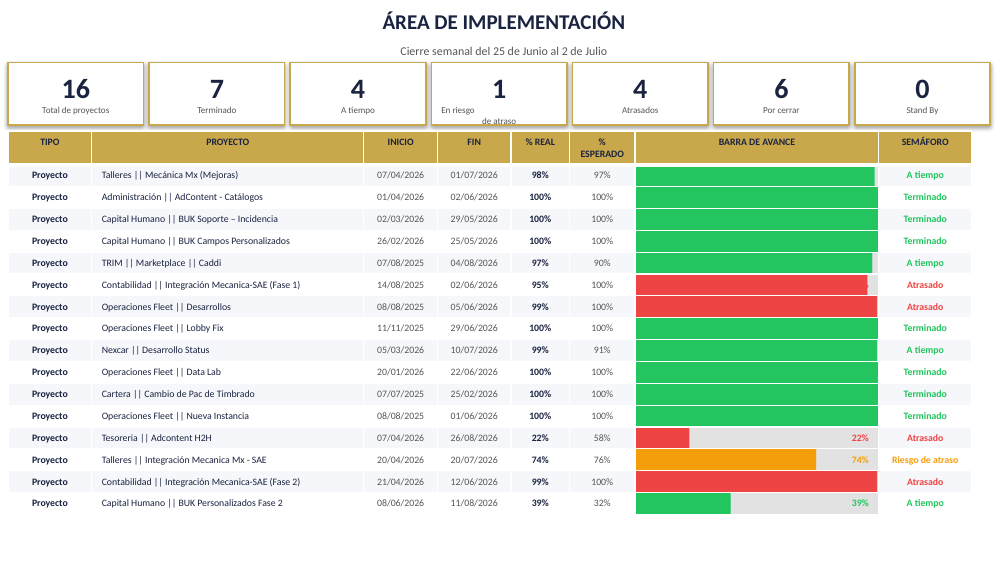
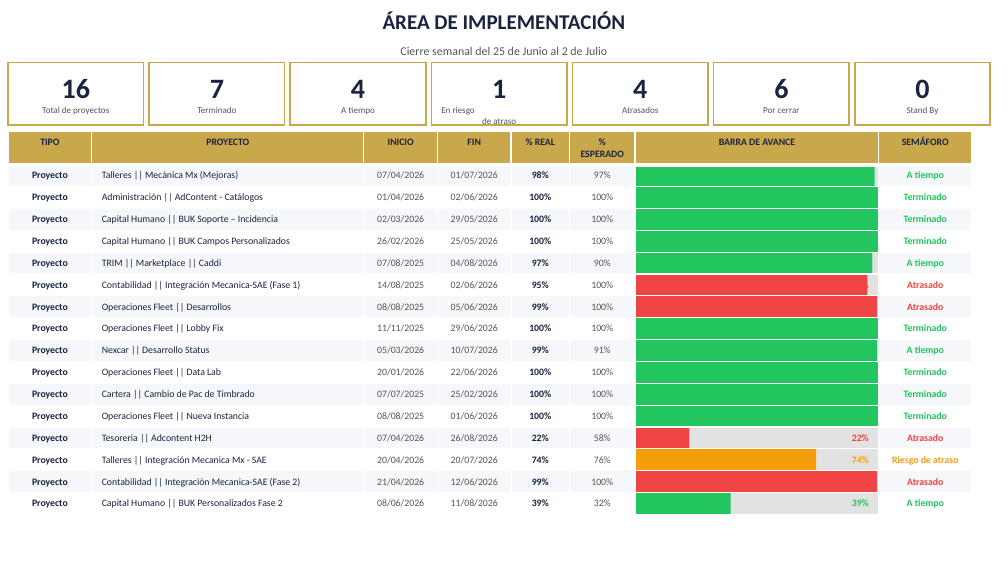
Before and after one commit to DTI-Dashboard/Proyectos, a slide deck: slide 2 of cierre_base.pptx. Drawn at 1008x567 pixels with LibreOffice and Linux fonts; fonts in the diff are those of the drawing; background and template pictures are left out. Boxes give left, top, right and bottom in pixels: in the first picture for what was removed or moved away, otherwise in the second. Text is boxed around its words. In the diff, an @@ line names an element or a change of style, - is before the commit and + after.

Commit message:
cierre_base.pptx: slide2 fondo correcto + titulo atraso + eventualidades CSV

```diff
--- a/cierre_base.pptx
+++ b/cierre_base.pptx
@@ shadow off in 7 elements at (x1=8, y1=62, x2=143, y2=125), (x1=149, y1=62, x2=284, y2=125), (x1=290, y1=62, x2=425, y2=125), (x1=431, y1=62, x2=566, y2=125), (x1=573, y1=62, x2=708, y2=125), (x1=714, y1=62, x2=849, y2=125), (x1=855, y1=62, x2=990, y2=125) @@
```
Also in this commit, not shown: 1 other slide changed.
